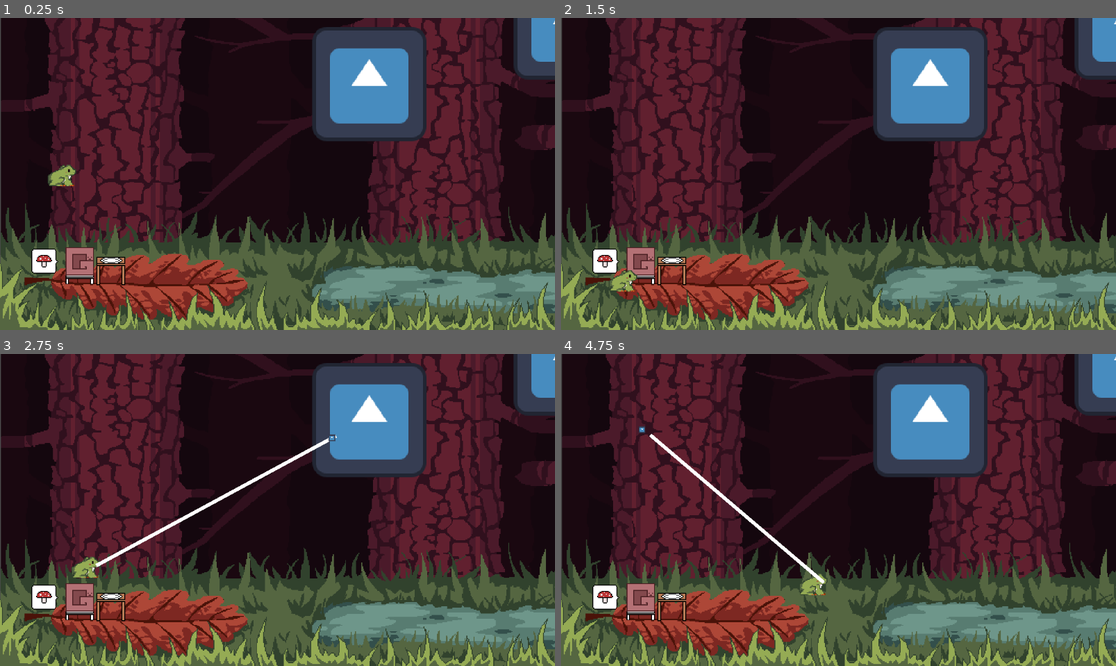
Above: before the commit, frames 1-4 (two rows, left to right).
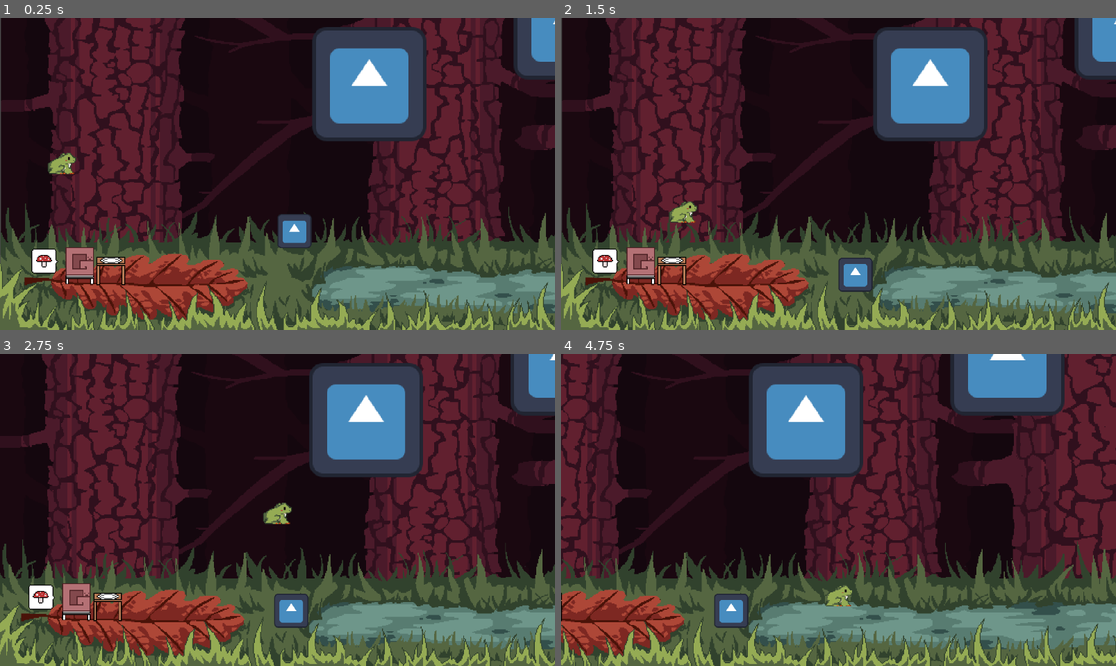
Above: after the commit, the same moments.

Repository: Brainthread/PondsideCafe
Game: Godot game, scene res://Scenes/Stages/café.tscn
Same seed, same stepped clock (60 frames per second), same inputs: the game is played once before the commit and once after it. The engine's default icon, where the game draws it, is replaced by a stand-in: a white triangle on a blue panel in a dark square.
Inputs (mouse positions are in pixels of both pictures, inside the frame that each line leads up to):
- Up to frame 1 (0.25 s): no input
- Up to frame 2 (1.5 s): move the mouse to (960, 158) at 0.52 s; click (960, 158) at 0.6 s; tap Space (jump) at 0.77, 0.8, 1.07, 1.35 s; move the mouse to (727, 189) at 1.27 s
- Up to frame 3 (2.75 s): tap Space (jump) at 1.52, 1.82, 2.3 s; click (166, 525) at 1.55 s; move the mouse to (333, 441) at 2.02 s; click (333, 441) at 2.1 s
- Up to frame 4 (4.75 s): move the mouse to (810, 572) at 2.77 s; click (810, 572) at 2.85 s; tap Space (jump) at 3.02, 3.32, 3.6, 3.77, 4.07, 4.52 s; move the mouse to (1005, 556) at 3.52 s; move the mouse to (672, 463) at 4.27 s; click (672, 463) at 4.35 s

The runs differ from the first frame. In frame 1, 1.1% of the frame differs, in the area x 8-57%, y 43-74%; in frame 2, 1.2%; in frame 3, 25%; in frame 4, 76%, in the area x 0-100%, y 0-100%.

Commit message:
Add Drag Functionality

Diff:
--- a/Source/Scenes/Objects/frog.tscn
+++ b/Source/Scenes/Objects/frog.tscn
@@ -21,10 +21,11 @@
 
 [node name="Frog" type="RigidBody2D"]
 position = Vector2(-228, -35)
-gravity_scale = 0.8
+gravity_scale = 0.5
 lock_rotation = true
 script = ExtResource("1_kq0gs")
 full_mouse_distance = 175
+tongue_speed = 500
 
 [node name="Sprite2D" type="Sprite2D" parent="."]
 texture_filter = 1
--- a/Source/Scenes/Stages/Frog.gd
+++ /dev/null
@@ -1,28 +0,0 @@
-extends RigidBody2D
-
-var jumpForce = 300;
-
-
-# Called when the node enters the scene tree for the first time.
-func _ready():
-	pass # Replace with function body.
-
-
-# Called every frame. 'delta' is the elapsed time since the previous frame.
-func _process(delta):
-	_handleInput(delta)
-	pass
-
-
-func _handleInput(delta):
-	var mouseposition = get_global_mouse_position()
-	var relativeMouseposition = position - mouseposition
-	var jumpVelocity = Vector2(0,0)
-	jumpVelocity = -relativeMouseposition.normalized() * jumpForce
-
-	if(Input.is_action_just_pressed("jump")):
-		print("Jumped! " + str(jumpVelocity))
-		linear_velocity = jumpVelocity;
-
-
-	pass
--- a/Source/Scenes/Stages/café.tscn
+++ b/Source/Scenes/Stages/café.tscn
@@ -21,6 +21,9 @@
 [sub_resource type="RectangleShape2D" id="RectangleShape2D_j2vbc"]
 size = Vector2(12.1, 12.7)
 
+[sub_resource type="RectangleShape2D" id="RectangleShape2D_uq5uy"]
+size = Vector2(37, 37)
+
 [node name="Café" type="Node2D"]
 
 [node name="SceneCam" type="Camera2D" parent="."]
@@ -33,6 +36,7 @@
 
 [node name="Frog" parent="." instance=ExtResource("1_oa0m2")]
 position = Vector2(-242, -30)
+collision_mask = 7
 
 [node name="StackedGuest" type="Node2D" parent="."]
 position = Vector2(-222, 98)
@@ -90,8 +94,8 @@
 [node name="Jump_Post" type="StaticBody2D" parent="Statics"]
 z_index = -3
 position = Vector2(103, -101)
-collision_layer = 3
-collision_mask = 15
+collision_layer = 4
+collision_mask = 14
 
 [node name="CollisionShape2D" type="CollisionShape2D" parent="Statics/Jump_Post"]
 position = Vector2(1.5, 0.500002)
@@ -104,8 +108,8 @@
 [node name="Jump_Post2" type="StaticBody2D" parent="Statics"]
 z_index = -3
 position = Vector2(329, -170)
-collision_layer = 3
-collision_mask = 15
+collision_layer = 4
+collision_mask = 14
 
 [node name="CollisionShape2D" type="CollisionShape2D" parent="Statics/Jump_Post2"]
 position = Vector2(1.5, 0.500002)
@@ -118,8 +122,8 @@
 [node name="Jump_Post3" type="StaticBody2D" parent="Statics"]
 z_index = -3
 position = Vector2(577, -141)
-collision_layer = 3
-collision_mask = 15
+collision_layer = 4
+collision_mask = 14
 
 [node name="CollisionShape2D" type="CollisionShape2D" parent="Statics/Jump_Post3"]
 position = Vector2(1.5, 0.500002)
@@ -128,3 +132,18 @@
 
 [node name="Sprite2D" type="Sprite2D" parent="Statics/Jump_Post3"]
 texture = ExtResource("9_cjjxi")
+
+[node name="Dragable" type="RigidBody2D" parent="."]
+position = Vector2(19, 50)
+collision_layer = 8
+collision_mask = 10
+mass = 53.27
+gravity_scale = 0.5
+
+[node name="CollisionShape2D" type="CollisionShape2D" parent="Dragable"]
+position = Vector2(0.5, 0.5)
+shape = SubResource("RectangleShape2D_uq5uy")
+
+[node name="Sprite2D" type="Sprite2D" parent="Dragable"]
+scale = Vector2(0.3, 0.3)
+texture = ExtResource("9_cjjxi")
--- a/Source/Scripts/Frog.gd
+++ b/Source/Scripts/Frog.gd
@@ -1,16 +1,18 @@
 extends RigidBody2D
 
 @export var horizontal_jump_force:int = 180
-@export var vertical_jump_force:int = 300
+@export var vertical_jump_force:int = 400
 @export var ground_check_distance:int = 10
 @export var full_mouse_distance:int = 20
 @export var tongue_speed:int = 600
 @export var frog_lick_force = 300
 @export var target_lick_type:int = 0
 @export var grapple_termination_threshold:int = 5
+@export var grapple_drag_speed = 500
 var lick_area
 var licked_on = false;
 var lick_target_distance
+var lick_drag_node
 var lick_target_interpolation = 0
 var lick_target
 var tongue_position = Vector2(0,0)
@@ -33,6 +35,8 @@
 
 func _handleLick(delta):
 	if(licked_on):
+		if(lick_drag_node!=null):
+			lick_target = lick_drag_node.position
 		var relative_position = lick_target - position
 		tongueLine.points[1] = tongue_position
 		lick_target_interpolation += delta*tongue_speed/lick_target_distance
@@ -48,7 +52,7 @@
 		if target_lick_type == 0 && lick_target_interpolation == 1:
 			_reset_lick()
 	else:
-		gravity_scale = 1
+		gravity_scale = 0.5
 	tongueLine.visible = licked_on
 	lick_area.visible = licked_on
 
@@ -59,7 +63,12 @@
 		_reset_lick()
 
 func _handle_lick_draggable(delta, relative_position):
-
+	if lick_drag_node == null || !lick_drag_node is RigidBody2D:
+		_reset_lick()
+		return
+	var relative_object_position = lick_drag_node.position - position
+	var relative_normal = relative_position.normalized()
+	lick_drag_node.linear_velocity = grapple_drag_speed * -relative_normal
 	pass
 
 func _handle_lick_collision(delta):
@@ -71,8 +80,7 @@
 	lick_target_interpolation = 1
 	if(lick_type == 1):
 		print("Lick Draggable")
-	if(lick_type == 2):
-		print("Lick Attachment")
+		lick_drag_node = lick_area._get_licked_body()
 
 func _handleInput(delta):
 	var mouse_position = get_global_mouse_position()
@@ -81,6 +89,8 @@
 		_jump(mouse_position)
 	if(Input.is_action_just_pressed("lick")):
 		_lick(mouse_position)
+	if(Input.is_action_just_released("lick")):
+		_reset_lick()
 
 func _lick(mouse_position):
 	if(licked_on):
@@ -92,6 +102,7 @@
 	licked_on = true
 
 func _reset_lick():
+	lick_drag_node = null
 	target_lick_type = 0
 	licked_on = false
 	tongue_position = Vector2(12, 2)
@@ -99,11 +110,15 @@
 	lick_target_interpolation = 0
 
 func _jump(mouse_position):
-	var relative_mouse_position = position-mouse_position
-	var relative_h_magnitude = 0
-	var relative_v_magnitude = 1
-	if(relative_h_magnitude>1):
-		relative_h_magnitude = 1
+	var relative_mouse_position = (position-mouse_position)/full_mouse_distance
+	var mousex = relative_mouse_position.x
+	var mousey = relative_mouse_position.y
+	if mousey < 0.5:
+		mousey = 0.5
+	mousey = clamp(mousey, -1, 1)
+	mousex = clamp(mousex, -1, 1)
+	var relative_h_magnitude = mousex
+	var relative_v_magnitude = mousey
 	var jump_velocity = Vector2(0,0)
 	jump_velocity.x = (-relative_h_magnitude) * horizontal_jump_force
 	jump_velocity.y = (-relative_v_magnitude) * vertical_jump_force
--- a/Source/Scripts/LickCheck.gd
+++ b/Source/Scripts/LickCheck.gd
@@ -3,8 +3,15 @@
 func _is_licking():
 	for body in get_overlapping_bodies():
 		var layer = body.get_collision_layer()
-		if layer == 2 || layer == 3:
+		if layer == 4:
 			return 2
-		if layer == 4:
+		if layer == 8:
 			return 1
 	return 0
+
+func _get_licked_body():
+	if _is_licking() == 0:
+		return null
+	else:
+		for body in get_overlapping_bodies():
+			return body
Not shown: 2 places in Source/Scenes/Stages/café.tscn that only renumber resources
